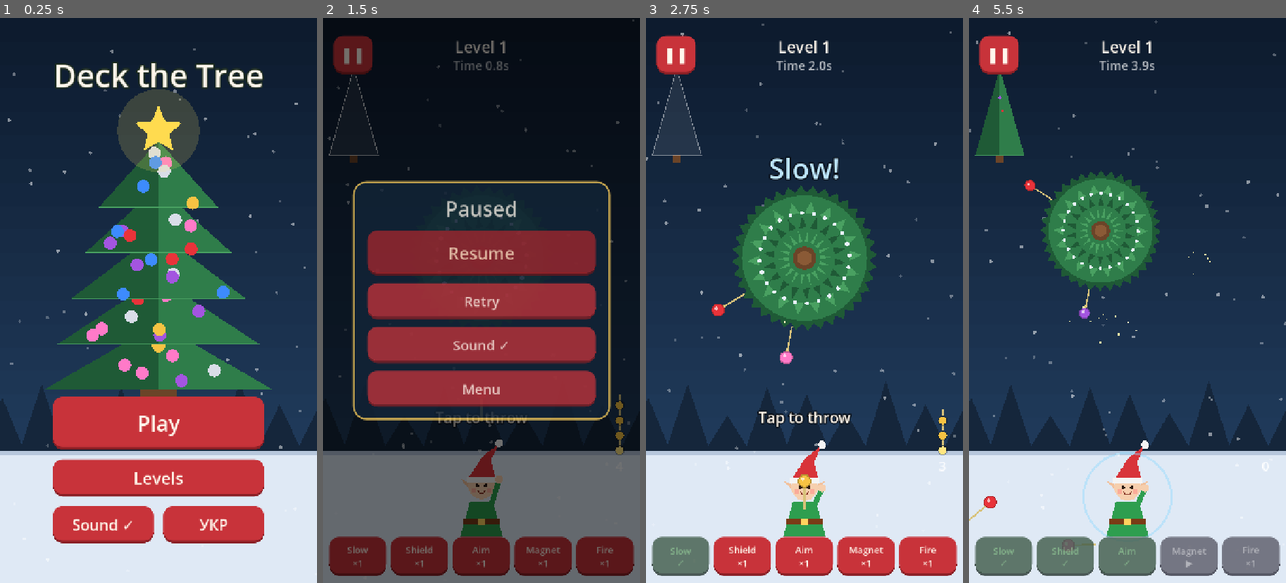
Above: before the commit, frames 1-4 (left to right).
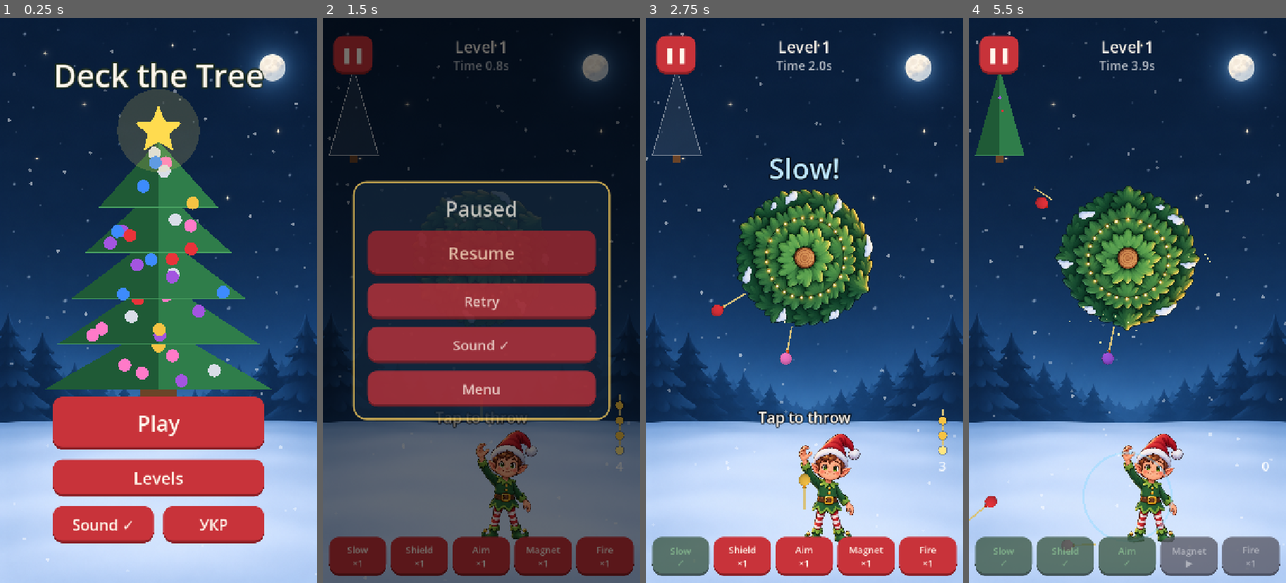
Above: after the commit, the same moments.

Repository: shvagerfm/new-week-new-game
Game: Godot game, scene res://main.tscn
Two runs of this game, one before a commit and one after it. Both use one fixed random seed, a clock stepped at 60 frames per second and the inputs below.
Inputs (mouse positions are in pixels of both pictures, inside the frame that each line leads up to):
- Up to frame 1 (0.25 s): no input
- Up to frame 2 (1.5 s): click "Play" at 0.5 s; tap Enter at 1.25 s; move the mouse to (551, 272) at 1.27 s; hold Up from 1.28 s (still down); tap P at 1.35 s; click (551, 272) at 1.42 s
- Up to frame 3 (2.75 s): tap Space at 1.52, 2.27 s; tap Enter at 2 s; move the mouse to (741, 328) at 2.02 s; release Up at 2.03 s; tap 1 at 2.1 s
- Up to frame 4 (5.5 s): tap Enter at 2.75, 3.5 s; move the mouse to (1159, 176) at 2.77 s; hold Up 2.78-4.28 s; tap 2 at 2.85 s; move the mouse to (1111, 413) at 3.52 s; tap 3 at 3.6 s; click (1111, 413) at 3.67 s; tap Space at 3.77, 4.52, 5.27 s; move the mouse to (1222, 385) at 4.27 s; tap 4 at 4.35 s; move the mouse to (1032, 215) at 5.02 s; tap 5 at 5.1 s

The runs differ from the first frame. In frame 1, 21% of the frame differs, in the area x 0-100%, y 1-100%; in frame 2, 8.2%; in frame 3, 38%; in frame 4, 41%.

Commit message:
Deck the Tree: Dima's art (elf, ornament, 5 tiers, boss star, 5 backgrounds, icon)
Resized from the ChatGPT originals: backgrounds 810x1440, tiers and boss 512,
elf 400x600, ornament 128. The ornament's cap now faces the pin, and the elf
is shifted so its raised hand sits under the throw line.

Co-Authored-By: Claude Opus 5.5 <noreply@anthropic.com>
Claude-Session: https://claude.ai/code/session_01T9hhHCy6ZJpKvFds3wyNCS

Diff:
--- a/games/2026-w49-deck-the-tree/game.gd
+++ b/games/2026-w49-deck-the-tree/game.gd
@@ -666,7 +666,7 @@
 	draw_line(pin_start, ball - d * BALL, Color("d8c27a"), 4.0)
 	draw_line(ball - d * BALL, ball - d * (BALL - 2.0), Color("8f7a3a"), 8.0)
 	if tex:
-		draw_set_transform(ball, ang + PI * 0.5, Vector2.ONE * (2.4 * BALL / tex.get_width()))
+		draw_set_transform(ball, ang - PI * 0.5, Vector2.ONE * (2.4 * BALL / tex.get_width()))
 		draw_texture(tex, -Vector2(tex.get_width(), tex.get_height()) * 0.5, color)
 		draw_set_transform(Vector2.ZERO)
 	else:
@@ -684,9 +684,12 @@
 	var tex := Art.tex("elf")
 	var lift := -10.0 * throw_anim
 	if tex:
-		var h := 210.0
+		# The art raises its hand at the top left, so it is shifted right to put
+		# that hand under the throw line.
+		var h := 250.0
 		var sc := h / tex.get_height()
-		draw_texture_rect(tex, Rect2(p + Vector2(-tex.get_width() * sc * 0.5, -h * 0.62 + lift), Vector2(tex.get_width(), tex.get_height()) * sc), false)
+		var w := tex.get_width() * sc
+		draw_texture_rect(tex, Rect2(p + Vector2(-w * 0.16, -h * 0.66 + lift), Vector2(w, h)), false)
 	else:
 		# body, belt, head, hat, ears
 		draw_colored_polygon(PackedVector2Array([p + Vector2(-48, 70), p + Vector2(48, 70), p + Vector2(26, -10), p + Vector2(-26, -10)]), Color("2e9e4f"))
--- a/games/2026-w49-deck-the-tree/icon.svg
+++ /dev/null
@@ -1 +0,0 @@
-<svg xmlns="http://www.w3.org/2000/svg" width="128" height="128" viewBox="0 0 128 128"><rect width="128" height="128" rx="24" fill="#171a29"/><circle cx="64" cy="64" r="36" fill="#ffb347"/><circle cx="64" cy="64" r="14" fill="#171a29"/></svg>
--- a/games/2026-w49-deck-the-tree/project.godot
+++ b/games/2026-w49-deck-the-tree/project.godot
@@ -9,7 +9,7 @@
 config/description="An elf decorates a spinning Christmas tree, tier by tier. Throw every ornament, never hit one already hanging. 50 levels in 5 worlds with bosses."
 run/main_scene="res://main.tscn"
 config/features=PackedStringArray("4.7", "GL Compatibility")
-config/icon="res://icon.svg"
+config/icon="res://icon.png"
 
 [autoload]
 
Binary file added: games/2026-w49-deck-the-tree/art/bg_forest.png
Not shown, added: games/2026-w49-deck-the-tree/art/bg_forest.png.import
Binary file added: games/2026-w49-deck-the-tree/art/bg_gingerbread.png
Not shown, added: games/2026-w49-deck-the-tree/art/bg_gingerbread.png.import
Binary file added: games/2026-w49-deck-the-tree/art/bg_ice.png
Not shown, added: games/2026-w49-deck-the-tree/art/bg_ice.png.import
Binary file added: games/2026-w49-deck-the-tree/art/bg_square.png
Not shown, added: games/2026-w49-deck-the-tree/art/bg_square.png.import
Binary file added: games/2026-w49-deck-the-tree/art/bg_workshop.png
Not shown, added: games/2026-w49-deck-the-tree/art/bg_workshop.png.import
Binary file added: games/2026-w49-deck-the-tree/art/boss_star.png
Not shown, added: games/2026-w49-deck-the-tree/art/boss_star.png.import
(and 18 more such lines)
